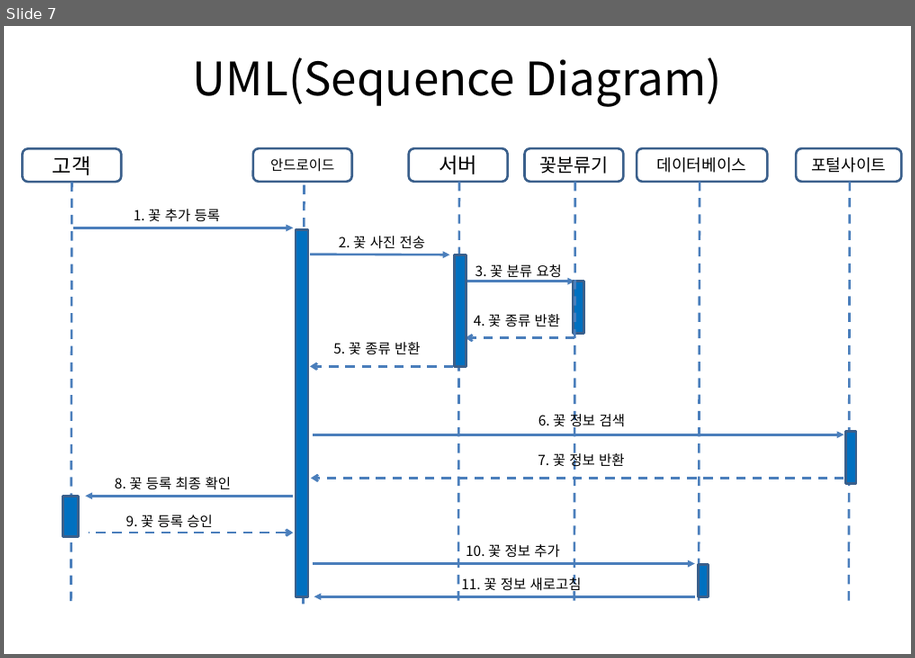
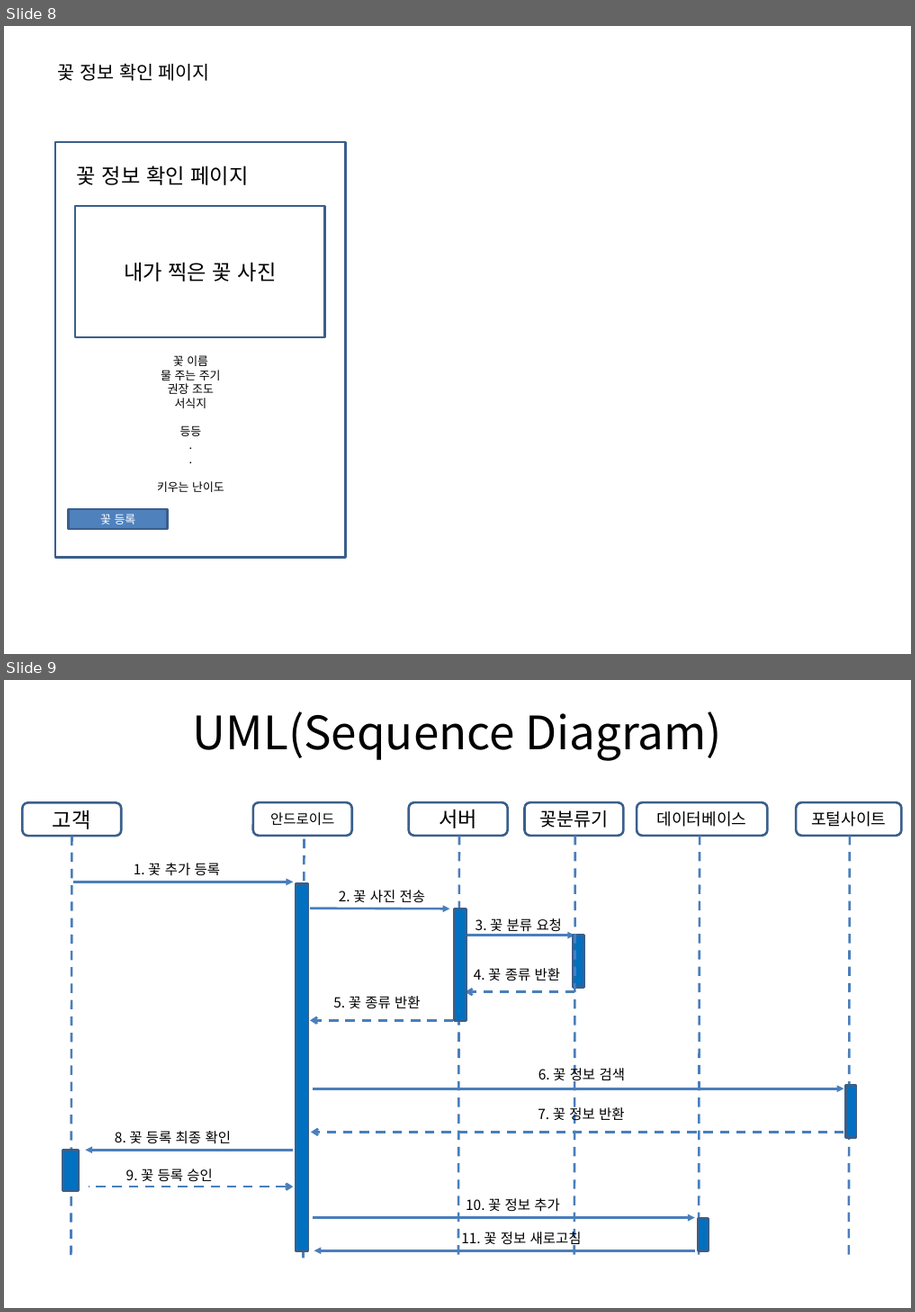
Before and after one commit to s45000/FlowerManage, a slide deck: 꽃어플리케이션.pptx. Shown one above the other, each under a label of ours: slide 7 before the commit, slides 8 and 9 after it. The pictures are 915x658 and 915x1312 pixels, drawn with LibreOffice and Linux fonts; fonts in the diff are those of the drawing. Boxes give left, top, right and bottom in pixels: in the first picture for what was removed or moved away, otherwise in the second. Text is boxed around its words. In the diff, an @@ line names an element or a change of style, - is before the commit and + after.

Commit message:
MediaStore.ACTION_IMAGE_CAPTURE 사용하여 사진 촬영

```diff
--- a/꽃어플리케이션.pptx
+++ b/꽃어플리케이션.pptx
@@ slide 8 added at (x1=4, y1=26, x2=911, y2=654), background #FFFFFF @@
@@ text added at (x1=58, y1=63, x2=210, y2=81), 16 pt, text #000000 @@
+꽃 정보 확인 페이지
@@ rectangle added at (x1=55, y1=142, x2=345, y2=558), fill #FFFFFF, outline #3A5F8C 2 pt @@
@@ text added at (x1=77, y1=166, x2=248, y2=185), 18 pt, text #000000 @@
+꽃 정보 확인 페이지
@@ rectangle added at (x1=75, y1=206, x2=324, y2=337), fill #FFFFFF, outline #3A5F8C 2 pt, 18 pt, text #000000 @@
+내가 찍은 꽃 사진
@@ text added at (x1=157, y1=355, x2=224, y2=492), 10 pt, text #000000 @@
+꽃 이름
+물 주는 주기
+권장 조도
+서식지
+등등
+.
+.
+키우는 난이도
@@ rectangle added at (x1=69, y1=509, x2=167, y2=529), fill #4F81BD, outline #3A5F8C 2 pt, 10 pt, text #FFFFFF @@
+꽃 등록
@@ what was slide 7 is now slide 9 @@
```
Also in this commit, not shown: 1 slide changed, 8 other slides added, 1 slide removed, 3 other files.
